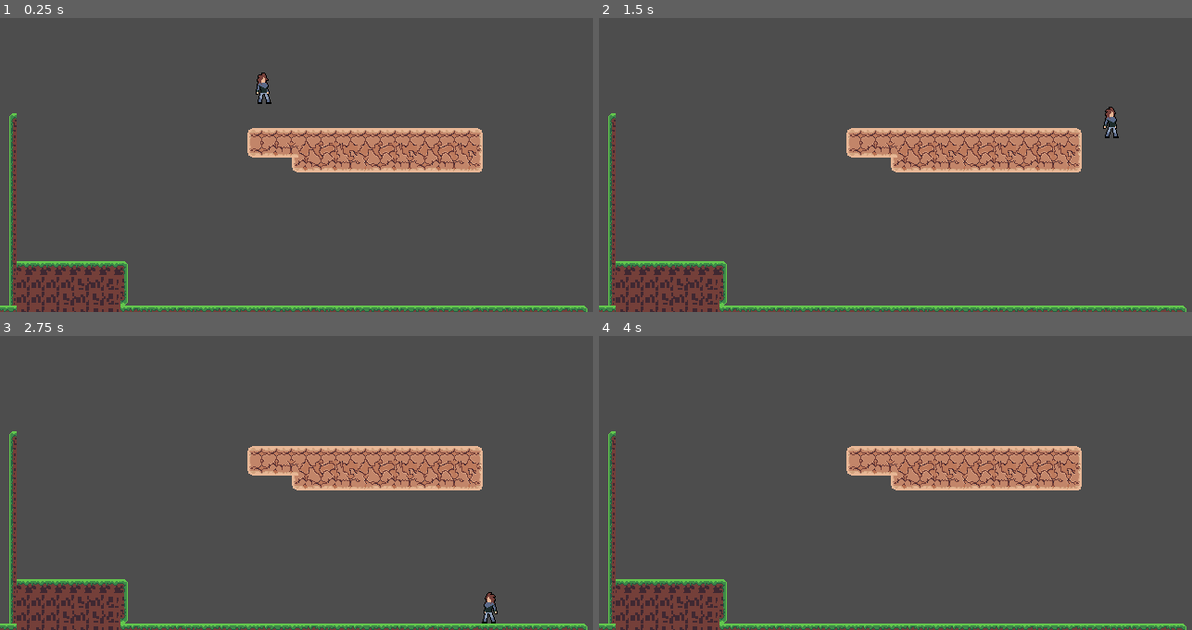
Above: before the commit, frames 1-4 (two rows, left to right).
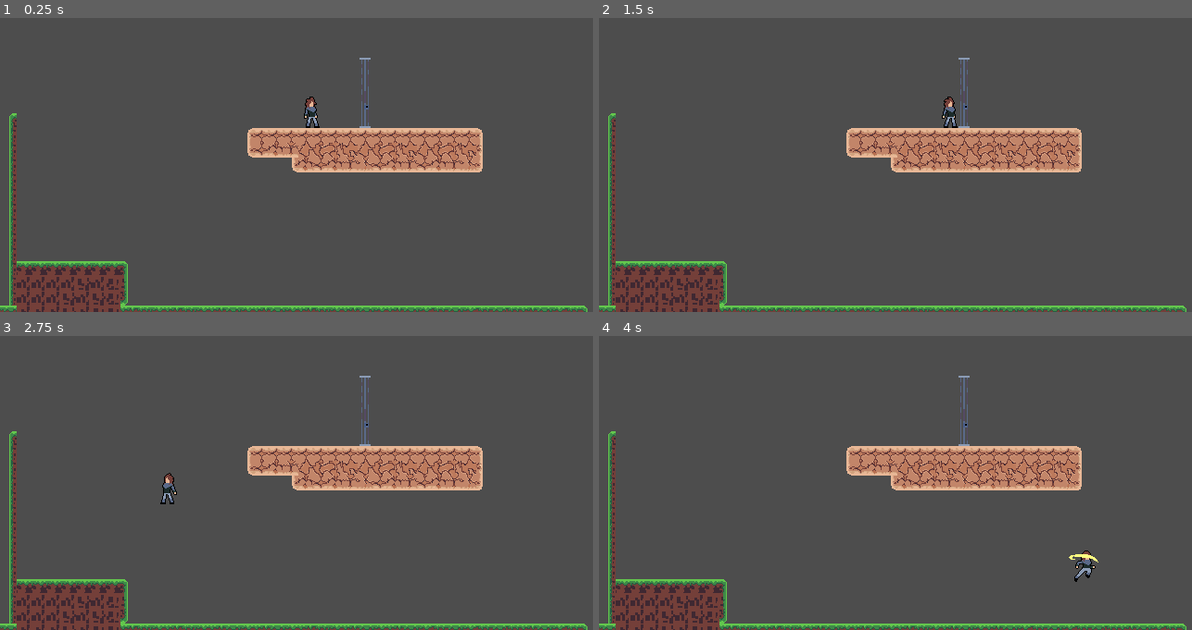
Above: after the commit, the same moments.

Repository: oscariolo/Elemento
Game: Godot game, scene res://levels/testlevel.tscn
Same seed, same stepped clock (60 frames per second), same inputs: the game is played once before the commit and once after it.
Inputs:
- Up to frame 1 (0.25 s): no input
- Up to frame 2 (1.5 s): hold Right (move_right) from 0.53 s (still down); tap X (attack) at 0.6 s; tap Space (jump) at 0.77 s; tap Down (look_down) at 1.35 s
- Up to frame 3 (2.75 s): tap Space (jump) at 1.52 s; release Right (move_right) at 2.03 s; hold Left (move_left) from 2.03 s (still down); tap Up (look_up) at 2.1 s
- Up to frame 4 (4 s): release Left (move_left) at 2.78 s; hold Right (move_right) from 2.78 s (still down); tap C (slide) at 2.85 s; tap Space (jump) at 3.02, 3.77 s; tap X (attack) at 3.6 s

The runs differ from the first frame. In frame 1, 0.5% of the frame differs, in the area x 43-63%, y 13-38%; in frame 2, 0.5%; in frame 3, 0.5%; in frame 4, 0.3%.

Commit message:
ADD-Added phasable wall sprite

Diff:
--- a/levels/testlevel.tscn
+++ b/levels/testlevel.tscn
@@ -1,8 +1,9 @@
-[gd_scene load_steps=7 format=4 uid="uid://k6csmbchpdjc"]
+[gd_scene load_steps=8 format=4 uid="uid://k6csmbchpdjc"]
 
 [ext_resource type="PackedScene" uid="uid://bhawm7ey6kqju" path="res://player/player.tscn" id="1_kw41n"]
 [ext_resource type="Texture2D" uid="uid://xu5ornuiui8j" path="res://environment/Ground-Sheet.png" id="3_gcdoo"]
 [ext_resource type="Texture2D" uid="uid://dhysmxxadu2se" path="res://environment/Grass.png" id="4_lgtu2"]
+[ext_resource type="PackedScene" uid="uid://da2o5ar75irqg" path="res://walls/phasable_wall.tscn" id="4_s1ei6"]
 
 [sub_resource type="TileSetAtlasSource" id="TileSetAtlasSource_on8k0"]
 texture = ExtResource("3_gcdoo")
@@ -74,7 +75,7 @@
 [node name="Testlevel" type="Node"]
 
 [node name="Player" parent="." instance=ExtResource("1_kw41n")]
-position = Vector2(283, 61)
+position = Vector2(335, 142)
 collision_mask = 7
 
 [node name="Camera2D" type="Camera2D" parent="."]
@@ -85,3 +86,6 @@
 texture_filter = 1
 tile_map_data = PackedByteArray("AAAQABYAAQACAAAAAAARABYAAQADAAAAAAASABYAAQABAAAAAAATABYAAQACAAAAAAAUABYAAQADAAAAAAAVAB …(3248 unchanged characters)…
 tile_set = SubResource("TileSet_f7tt3")
+
+[node name="PhasableWall" parent="." instance=ExtResource("4_s1ei6")]
+position = Vector2(392, 122)
--- a/walls/phasable_wall.tscn
+++ b/walls/phasable_wall.tscn
@@ -1,9 +1,10 @@
-[gd_scene load_steps=3 format=3 uid="uid://da2o5ar75irqg"]
+[gd_scene load_steps=4 format=3 uid="uid://da2o5ar75irqg"]
 
 [ext_resource type="Script" path="res://walls/phasable_wall.gd" id="1_savdv"]
+[ext_resource type="Texture2D" uid="uid://biaygt64fmvv3" path="res://walls/phasable_wall.png" id="2_w1ou0"]
 
 [sub_resource type="RectangleShape2D" id="RectangleShape2D_ue86b"]
-size = Vector2(48, 115)
+size = Vector2(10, 76)
 
 [node name="PhasableWall" type="StaticBody2D" groups=["PhaseWall"]]
 collision_layer = 2
@@ -20,5 +21,10 @@
 shape = SubResource("RectangleShape2D_ue86b")
 debug_color = Color(0.631556, 0.514666, 0.34684, 0.42)
 
+[node name="Sprite2D" type="Sprite2D" parent="."]
+texture_filter = 1
+scale = Vector2(1.8, 1.8)
+texture = ExtResource("2_w1ou0")
+
 [connection signal="body_entered" from="Area2D" to="." method="_on_area_2d_body_entered"]
 [connection signal="body_exited" from="Area2D" to="." method="_on_area_2d_body_exited"]
Binary file added: walls/phasable_wall.aseprite
Binary file added: walls/phasable_wall.png
Not shown, added: walls/phasable_wall.png.import
